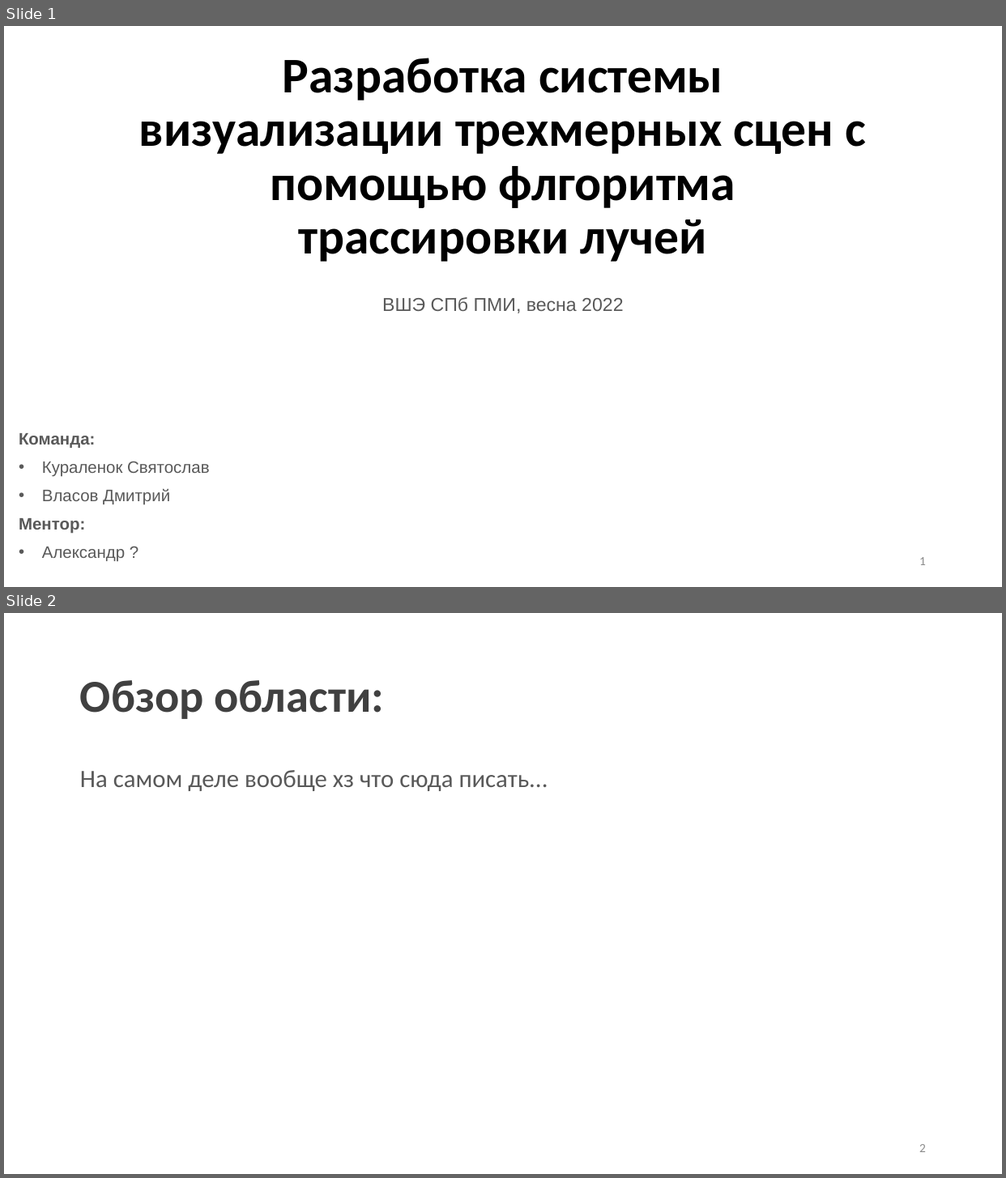
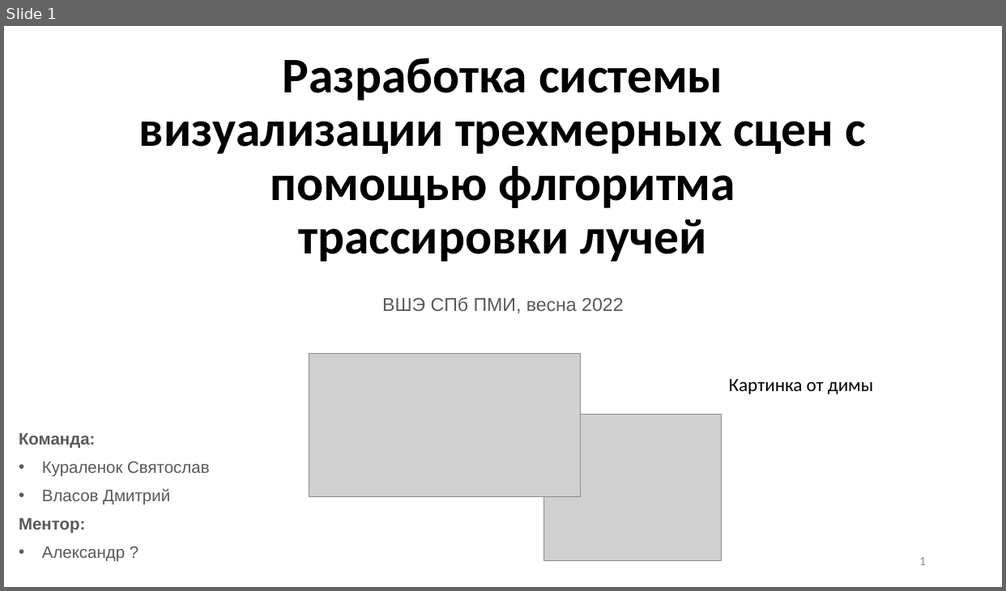
Before and after one commit to DmitriyVlasovDV1/CppRMRT, a slide deck: doc/presentation.pptx. Shown one above the other, each under a label of ours: slides 1 and 2 before the commit, slide 1 after it. The pictures are 1006x1178 and 1006x591 pixels, drawn with LibreOffice and Linux fonts; fonts in the diff are those of the drawing; grey boxes stand for pictures. Boxes give left, top, right and bottom in pixels: in the first picture for what was removed or moved away, otherwise in the second. Text is boxed around its words. In the diff, an @@ line names an element or a change of style, - is before the commit and + after.

```diff
--- a/doc/presentation.pptx
+++ b/doc/presentation.pptx
@@ slide 2 removed at box(4, 613, 1002, 1174), background #FFFFFF @@
@@ title removed at box(80, 680, 384, 719) @@
-Обзор области:
@@ text removed at box(80, 770, 548, 791) @@
-На самом деле вообще хз что сюда писать...
@@ page number removed at box(919, 1144, 926, 1152) @@
-2
@@ slide 1 changed as well @@
@@ picture added at box(309, 354, 581, 497) @@
@@ text added at box(729, 379, 873, 395), 18 pt, text #000000 @@
+Картинка от димы
@@ picture added at box(543, 415, 721, 561) @@
```
Also in this commit, not shown: 4 other slides changed, 4 slides added, 1 other slide removed, 12 other files.
